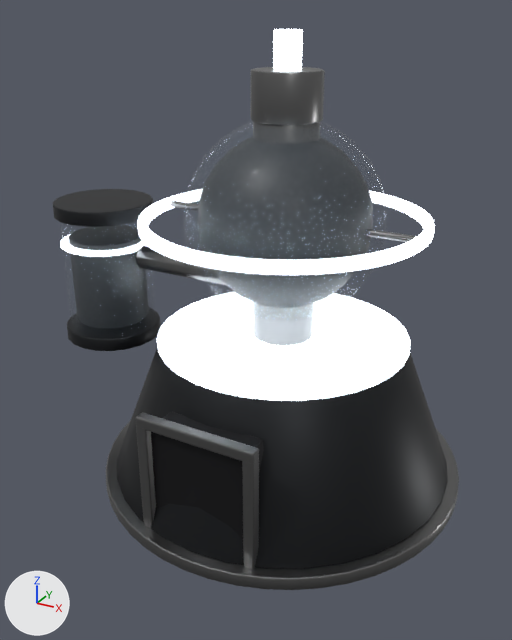
Before and after pictures for a commit that changed the glTF model assets/kit_hd/skins/Skin_Reactor_T1.glb.
The view is the same before and after, from a camera (50 mm lens) standing at (2.7, -5.44, 4.31) and looking at (-0.25, -0.07, 1.63). Lighting does not change. The marker at lower left points along +X, +Y and +Z. The first picture is the older version. Vertices at exactly the same position are counted once.

The first picture shows 'Skin_Reactor_T1'.
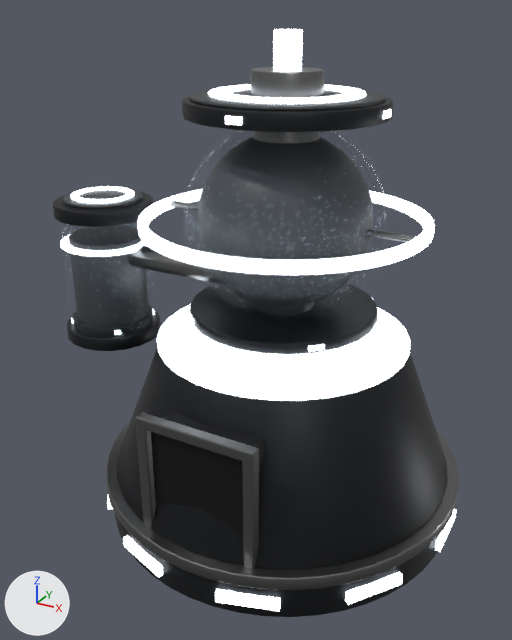
The newer file is also turned or shifted as a whole; pictures and numbers use the older file's frame.

Pixel boxes [x1, y1, x2, y2] of what changed, in the pictures (512 x 640 px):
'Skin_Reactor_T1', reshaped
    before: [53, 29, 459, 590]
    after: [53, 29, 459, 617]
part 1 of me_skin_reactor_t1, added
    after: [383, 109, 392, 119]
part 2 of me_skin_reactor_t1, added
    after: [225, 115, 242, 125]
part 3 of me_skin_reactor_t1, added
    after: [435, 509, 457, 552]
part 4 of me_skin_reactor_t1, added
    after: [107, 496, 439, 617]
part 5 of me_skin_reactor_t1, built on
    before: [133, 244, 254, 464]
    after: [60, 186, 378, 569]
part 6 of me_skin_reactor_t1, added
    after: [182, 84, 393, 132]

Patch to the scene script:
```diff
--- a/assets/kit_hd/skins/Skin_Reactor_T1.glb.py
+++ b/assets/kit_hd/skins/Skin_Reactor_T1.glb.py
@@ mat_os_plate @@
+mat_os_plate = principled_material('OS_Plate')
+mat_os_plate.base_color = (0.085, 0.09, 0.095)  # dark grey #525557
+mat_os_plate.metallic = 0.75
+mat_os_plate.roughness = 0.55
@@ me_skin_reactor_t1 @@
 # used by ob_skin_reactor_t1; location = (0.0, 0.0, 0.0)
-me_skin_reactor_t1.from_pydata(...)  # 3719 vertices, 7338 faces; spans x -2.55..1.75, y -1.75..1.75, z 0.06..4.16
+me_skin_reactor_t1.from_pydata(...)  # 6570 vertices, 12872 faces; spans x -2.55..1.75, y -1.75..1.75, z -0.28..4.16
+# me_skin_reactor_t1 part 1: a new loose piece, a box spanning x 0.785..0.875, y -0.068..0.068, z 3.535..3.595, in mat_os_light (white #d4dde5, glowing white #edf6ff)
+# me_skin_reactor_t1 part 2: a new loose piece, a box spanning x -0.068..0.068, y -0.875..-0.785, z 3.535..3.595, in mat_os_light (white #d4dde5, glowing white #edf6ff)
+# me_skin_reactor_t1 part 3: a new loose piece, a box spanning x 1.69..1.74, y -0.267..0.267, z -0.15..-0.05, in mat_os_light (white #d4dde5, glowing white #edf6ff)
+# me_skin_reactor_t1 part 4: 1219 vertices added at x -1.73..1.73, y -1.74..1.74, z -0.28..0.27
+# me_skin_reactor_t1 part 5: 74 vertices moved from x -1.6..0.54, y -1.56..0.11, z 1.2..2.13 to x -1.75..0.54, y -1.56..0.11, z 1.2..2.13; 24 vertices removed from x -1.59..0.55, y -1.57..0.01, z 1.2..2.13; 952 vertices added at x -2.48..0.86, y -1.57..0.86, z 1.19..2.61
+# me_skin_reactor_t1 part 6: 528 vertices added at x -0.86..0.86, y -0.86..0.86, z 3.49..3.69
+# other edits to the shape of me_skin_reactor_t1 do not show in these pictures
 me_skin_reactor_t1.materials.append(mat_os_dark)
@@ me_skin_reactor_t1 @@
 me_skin_reactor_t1.materials.append(mat_os_ooze_neutral)
+me_skin_reactor_t1.materials.append(mat_os_plate)  # dark grey #525557
```
